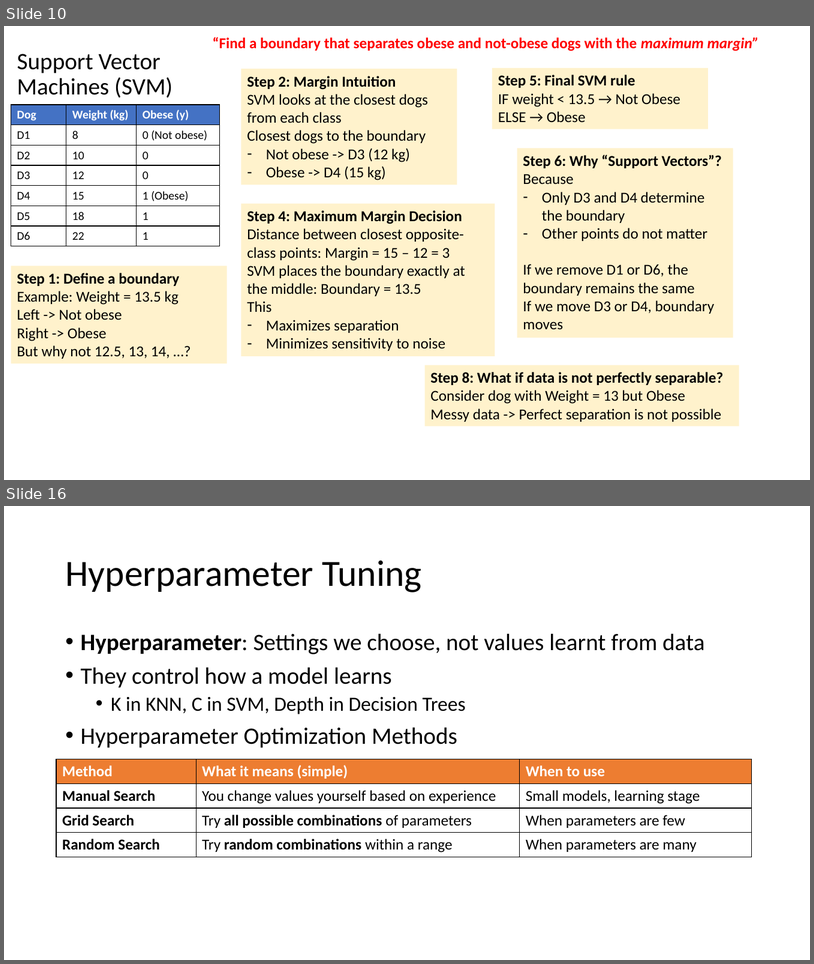
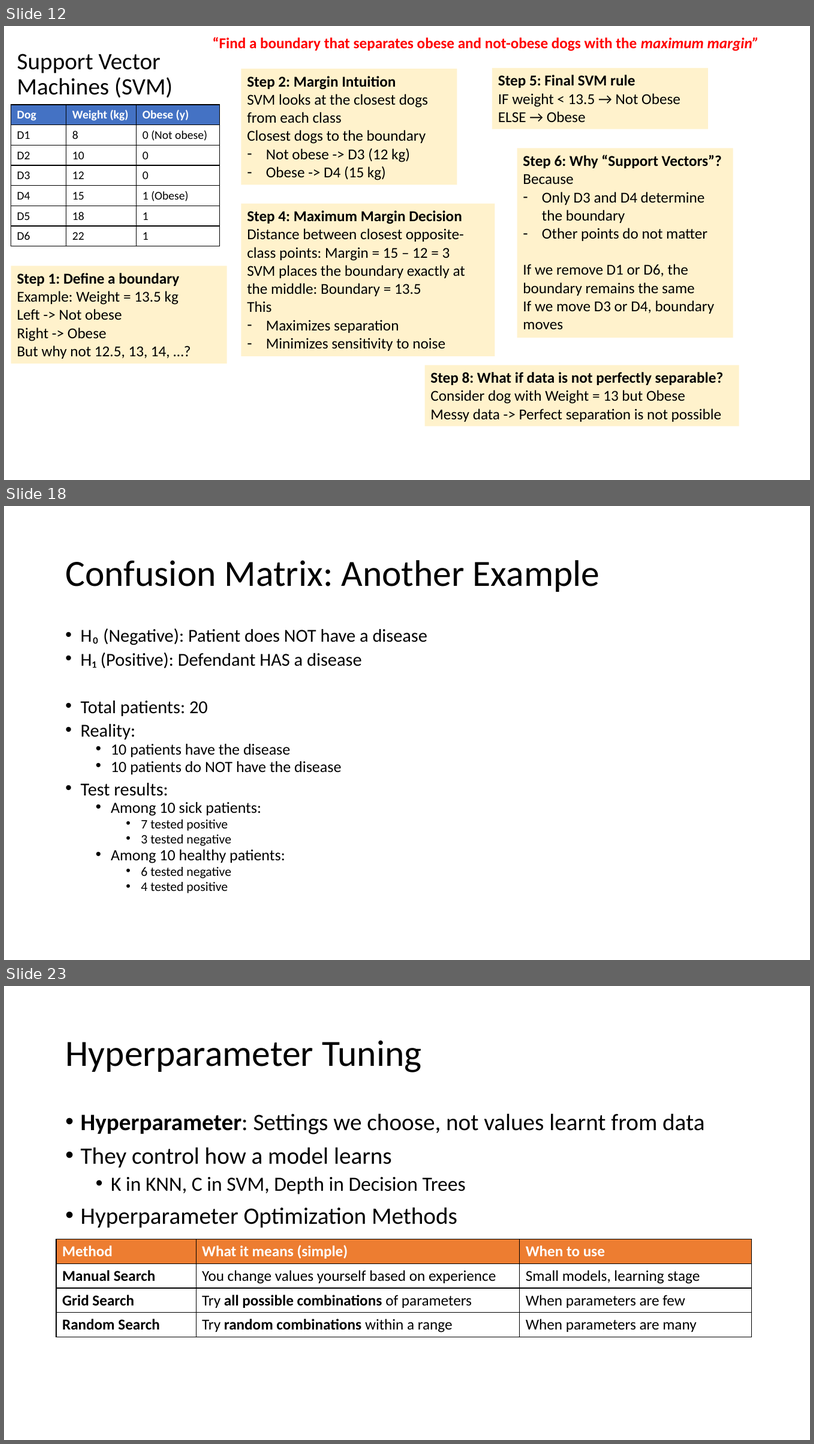
Before and after one commit to trishikh2002/ml_edurka, a slide deck: slides/ML - Module 3 - Classification - Additional Slides.pptx. Shown one above the other, each under a label of ours: slides 10 and 16 before the commit, slides 12, 18 and 23 after it; the slides between them are not shown. The pictures are 814x964 and 814x1444 pixels, drawn with LibreOffice and Linux fonts; fonts in the diff are those of the drawing. Boxes give left, top, right and bottom in pixels: in the first picture for what was removed or moved away, otherwise in the second. Text is boxed around its words. In the diff, an @@ line names an element or a change of style, - is before the commit and + after.

```diff
--- a/slides/ML - Module 3 - Classification - Additional Slides.pptx
+++ b/slides/ML - Module 3 - Classification - Additional Slides.pptx
@@ slide 18 added at (4, 506, 810, 960), background #FFFFFF @@
@@ title added at (65, 560, 600, 592), 44 pt, text #000000 @@
+Confusion Matrix: Another Example
@@ text added at (81, 628, 428, 893), 21.7 pt, text #000000 @@
+• H₀ (Negative): Patient does NOT have a disease
+• H₁ (Positive): Defendant HAS a disease
+• Total patients: 20
+• Reality:
+  • 10 patients have the disease
+  • 10 patients do NOT have the disease
+• Test results:
+  • Among 10 sick patients:
+    • 7 tested positive
+    • 3 tested negative
+  • Among 10 healthy patients:
+    • 6 tested negative
+    • 4 tested positive
@@ what was slide 10 is now slide 12 @@
@@ what was slide 16 is now slide 23 @@
```
Also in this commit, not shown: 6 other slides added, 9 other files.
